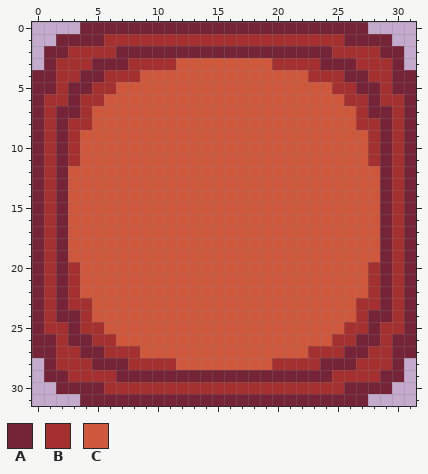
Pixel-art file: Assets/Sprites/cell-red.aseprite. This is how it looked before the edit.
32x32 pixels, 1 frame.
Palette (. is transparent): A #752438  B #a53030  C #cf573c
The same view after the edit:
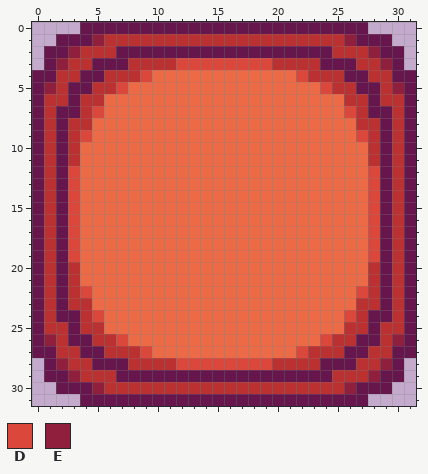
Colours new in this view: D #dc473c  E #901f3d
What changed:
Colour A changes from #752438 to #66164c.
Colour B changes from #a53030 to #bb3030.
Colour C changes from #cf573c to #ec6a45.
Colour C becomes colour D in row 3 at x 12 to 19; in row 4 at x 9 and 22; in row 5 at x 7 and 24; in row 7 at x 5 and 26; in row 9 at x 4 and 27; in rows 12 to 19 at x 3 and 28.
Colour C becomes colour D in row 22 at x 4 and 27; in row 24 at x 5 and 26; in row 26 at x 7 and 24; in row 27 at x 9 and 22; in row 28 at x 12 to 19.
Colour A becomes colour E in row 1 at x 5 and 26; in row 5 at x 1 and 30; in row 26 at x 1 and 30; in row 30 at x 5 and 26.
Colour B becomes colour E in row 2 at x 3 and 28; in row 3 at x 2 and 29; in row 28 at x 2 and 29; in row 29 at x 3 and 28.
Where, in picture pixels (left, top, right, bottom), the same in both pictures:
changed: (32, 22, 416, 406)
